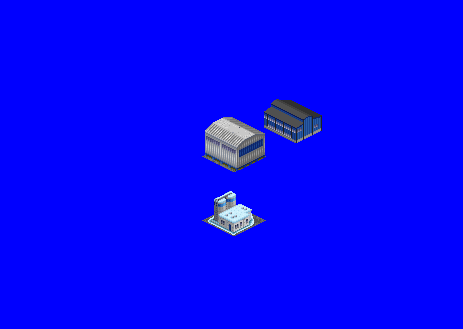
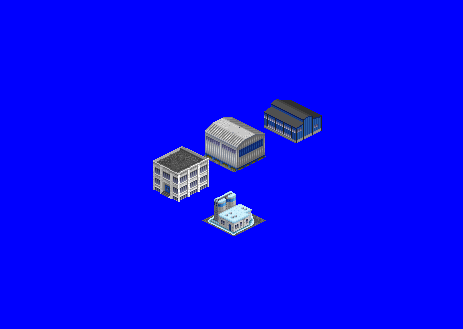
Layered file, before and after one edit (w=463, h=329). Changes by layer:
added layer "Layer 3" above "Layer 1" over (153, 146, 209, 202)
